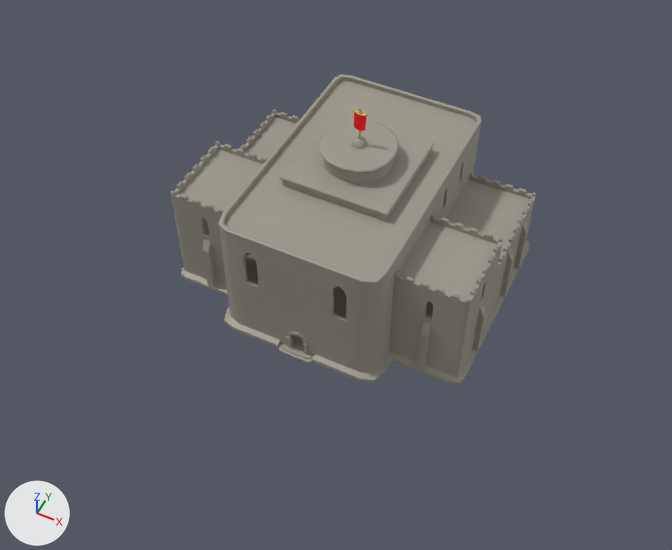
The FBX model Meshes/Level4_Assets/Castillo.fbx as it was, and as the next commit left it.
Rendered twice from a 50 mm lens placed at (79.0, -169.7, 205.3), pointed at (2.3, -16.3, 13.5). Arrows for +X, +Y and +Z are at lower left; the lights stay in place. Where no turn or scale is listed for an object, it has been applied to the vertices.

Names of what the first picture shows: 'Castillo'.
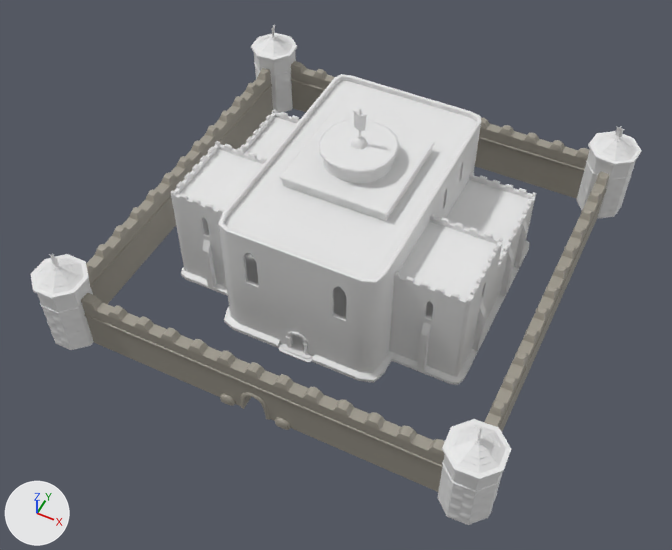
The newer file is also rescaled (x0.917), turned or shifted as a whole; pictures and numbers use the older file's frame.

What the commit changed:
Material 'Material' (mat_material) is new.
Its base color is (0.8, 0.8, 0.8) (white #e7e7e7).
Material 'torres' (mat_torres) is new.
Its base color is (0.8, 0.8, 0.8) (white #e7e7e7).
Material 'Wall.004' (mat_wall_004) is new.
Its base color is (0.345, 0.321, 0.27) (grey #9f9a8e).
me_mesh_002 has 7792 vertices, 7887 faces and spans x -44.5..44.5, y -37.7..38.2, z 0.1..57.1.
me_mesh_002 is used by ob_castillo; location (0.0, 0.0, 0.0).
me_mesh_002 part 1: all 7751 faces that had it switch from mat_wall (grey #9f9a8e) to mat_material (white #e7e7e7).
me_mesh_002 part 2: all 108 faces that had it switch from mat_gold (yellow #e7d110) to mat_material (white #e7e7e7).
me_mesh_002 part 3: all 28 faces that had it switch from mat_red (red #ff0f1a) to mat_material (white #e7e7e7).
Mesh me_mesh_134 is new.
It has 958 vertices, 952 faces and spans x -64.4..-49.6, y 53.3..68.1, z 1.5..32.8.
It uses material mat_torres (white #e7e7e7).
Mesh me_mesh_135 is new.
It has 958 vertices, 952 faces and spans x 51.9..66.5, y -61.9..-47.4, z 1.5..32.8.
It uses material mat_torres (white #e7e7e7).
Mesh me_mesh_132 is new.
It has 2340 vertices, 2334 faces and spans x -58.7..60.9, y -48.1..63.2, z 1.5..19.7.
It uses material mat_wall_004 (grey #9f9a8e).
Mesh me_mesh_126 is new.
It has 1388 vertices, 1386 faces and spans x -50.4..52.6, y -57.2..-51.8, z 1.5..19.7.
It uses material mat_wall (grey #9f9a8e).
Mesh me_mesh_137 is new.
It has 958 vertices, 952 faces and spans x 51.7..66.7, y 53.3..68.2, z 1.5..32.8.
It uses material mat_torres (white #e7e7e7).
Mesh me_mesh_130 is new.
It has 958 vertices, 952 faces and spans x -64.1..-49.9, y -61.8..-47.5, z 1.5..32.8.
It uses material mat_torres (white #e7e7e7).
Object 'Torre.002' (ob_torre_002) is new; it shows me_mesh_134.
Its location is (-1.4, -1.9, -1.4).
Object 'Torre.001' (ob_torre_001) is new; it shows me_mesh_135.
Its location is (-1.4, -1.9, -1.4).
Object 'Muralla' (ob_muralla) is new; it shows me_mesh_132.
Its location is (-1.4, -1.9, -1.4).
Object 'MurallaEntrada' (ob_murallaentrada) is new; it shows me_mesh_126.
Its location is (-1.4, -1.9, -1.4).
Object 'Torre' (ob_torre) is new; it shows me_mesh_137.
Its location is (-1.4, -1.9, -1.4).
Object 'Torre.003' (ob_torre_003) is new; it shows me_mesh_130.
Its location is (-1.4, -1.9, -1.4).

Location of each change, [x1, y1, x2, y2] in pixels of the pictures (672 x 550 px):
'Muralla', added: after [86, 61, 609, 432]
'MurallaEntrada', added: after [81, 293, 445, 492]
'Torre.001', added: after [437, 419, 511, 525]
'Torre.003', added: after [31, 254, 94, 350]
'Torre', added: after [577, 126, 641, 219]
'Torre.002', added: after [251, 25, 297, 113]
part 1 of me_mesh_002, recoloured (grey to white): [170, 74, 536, 385] in both
part 2 of me_mesh_002, recoloured: [353, 109, 368, 136] in both
part 3 of me_mesh_002, recoloured (red to grey): [354, 112, 366, 131] in both
